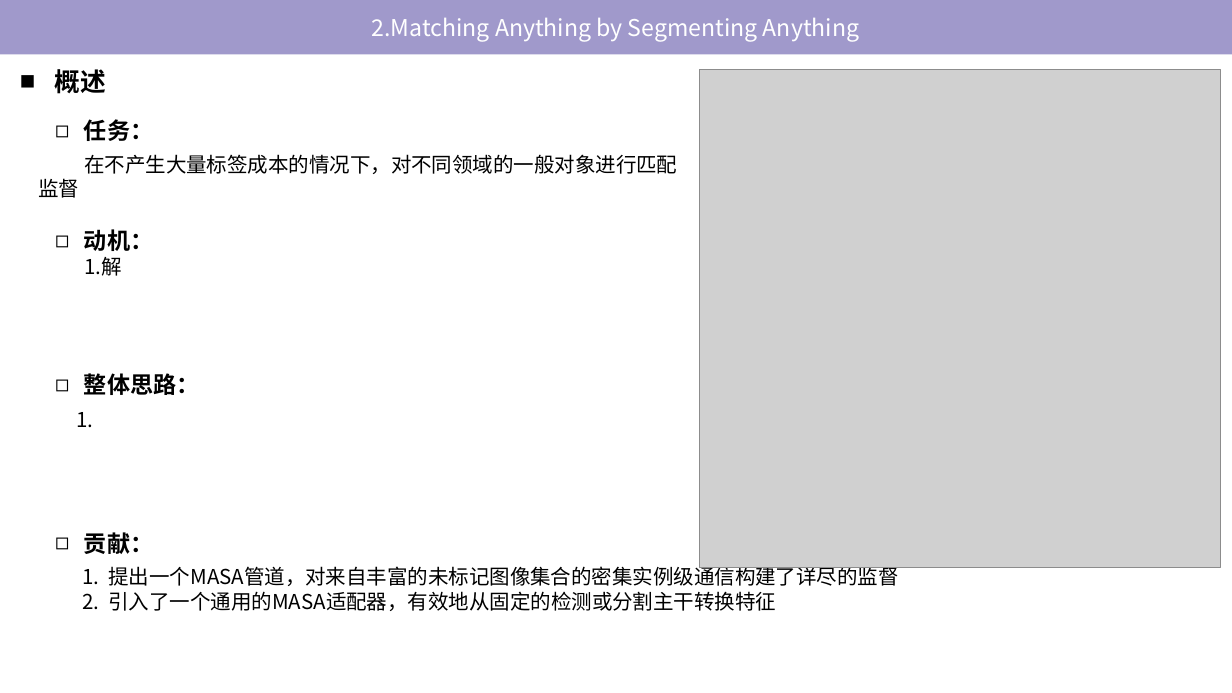
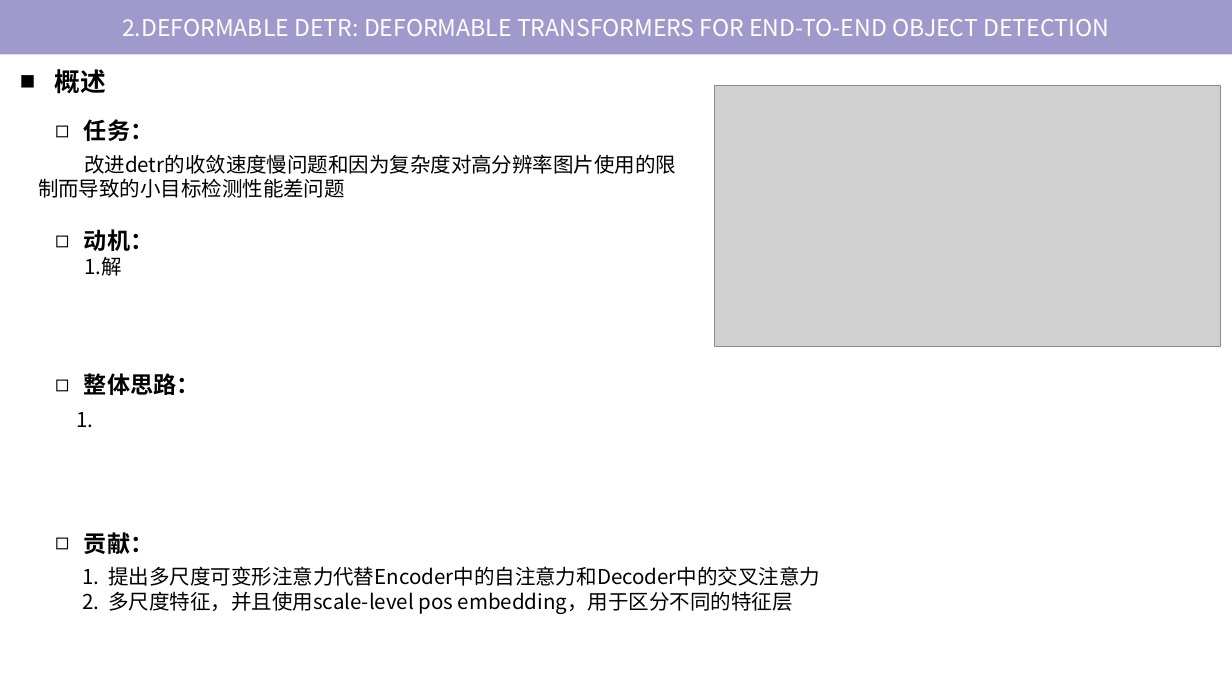
Before and after one commit to tj-messi/cv-computer-visual-tj, a slide deck: slide 10 of 0.组会记录/2024-10-17/report-2024-10-10.pptx. Drawn at 1232x693 pixels with LibreOffice and Linux fonts; fonts in the diff are those of the drawing; grey boxes stand for pictures. Boxes give left, top, right and bottom in pixels: in the first picture for what was removed or moved away, otherwise in the second. Text is boxed around its words. In the diff, an @@ line names an element or a change of style, - is before the commit and + after.

```diff
--- a/0.组会记录/2024-10-17/report-2024-10-10.pptx
+++ b/0.组会记录/2024-10-17/report-2024-10-10.pptx
@@ text in rectangle at [122,19,1109,36]: text changed @@
-2.Matching Anything by Segmenting Anything
+2.DEFORMABLE DETR: DEFORMABLE TRANSFORMERS FOR END-TO-END OBJECT DETECTION
@@ picture: place and size @@
-picture at [700,69,1221,567]
+picture at [715,86,1222,347]
@@ text at [84,154,676,174]: text changed @@
-在不产生大量标签成本的情况下，对不同领域的一般对象进行匹配监督
+改进detr的收敛速度慢问题和因为复杂度对高分辨率图片使用的限制而导致的小目标检测性能差问题
@@ text at [82,566,821,614]: text changed @@
-1. 提出一个MASA管道，对来自丰富的未标记图像集合的密集实例级通信构建了详尽的监督
-2. 引入了一个通用的MASA适配器，有效地从固定的检测或分割主干转换特征
+1. 提出多尺度可变形注意力代替Encoder中的自注意力和Decoder中的交叉注意力
+2. 多尺度特征，并且使用scale-level pos embedding，用于区分不同的特征层
```
Also in this commit, not shown: 2 other slides changed, 1 slide added, 1 other file.
